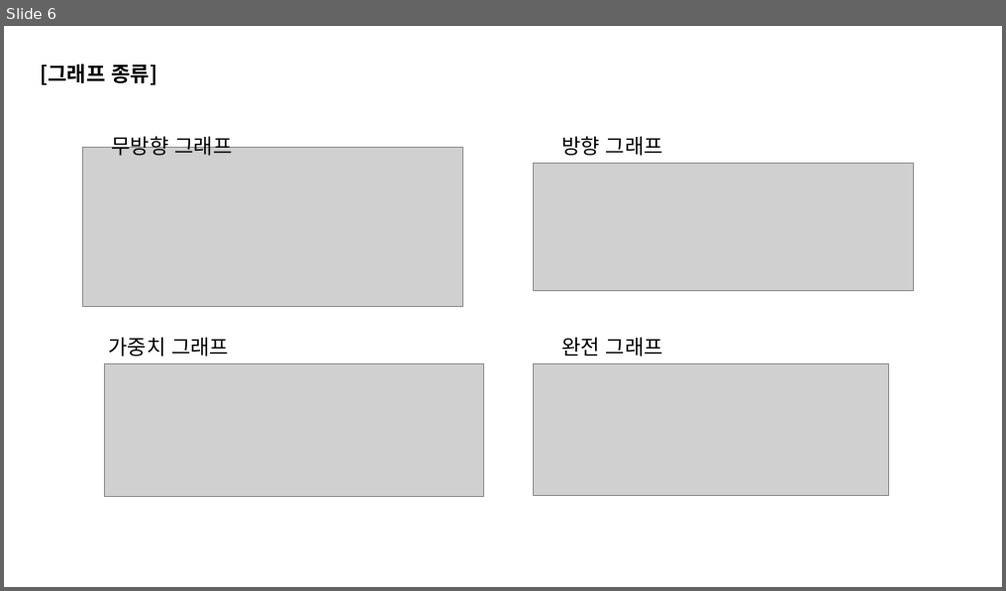
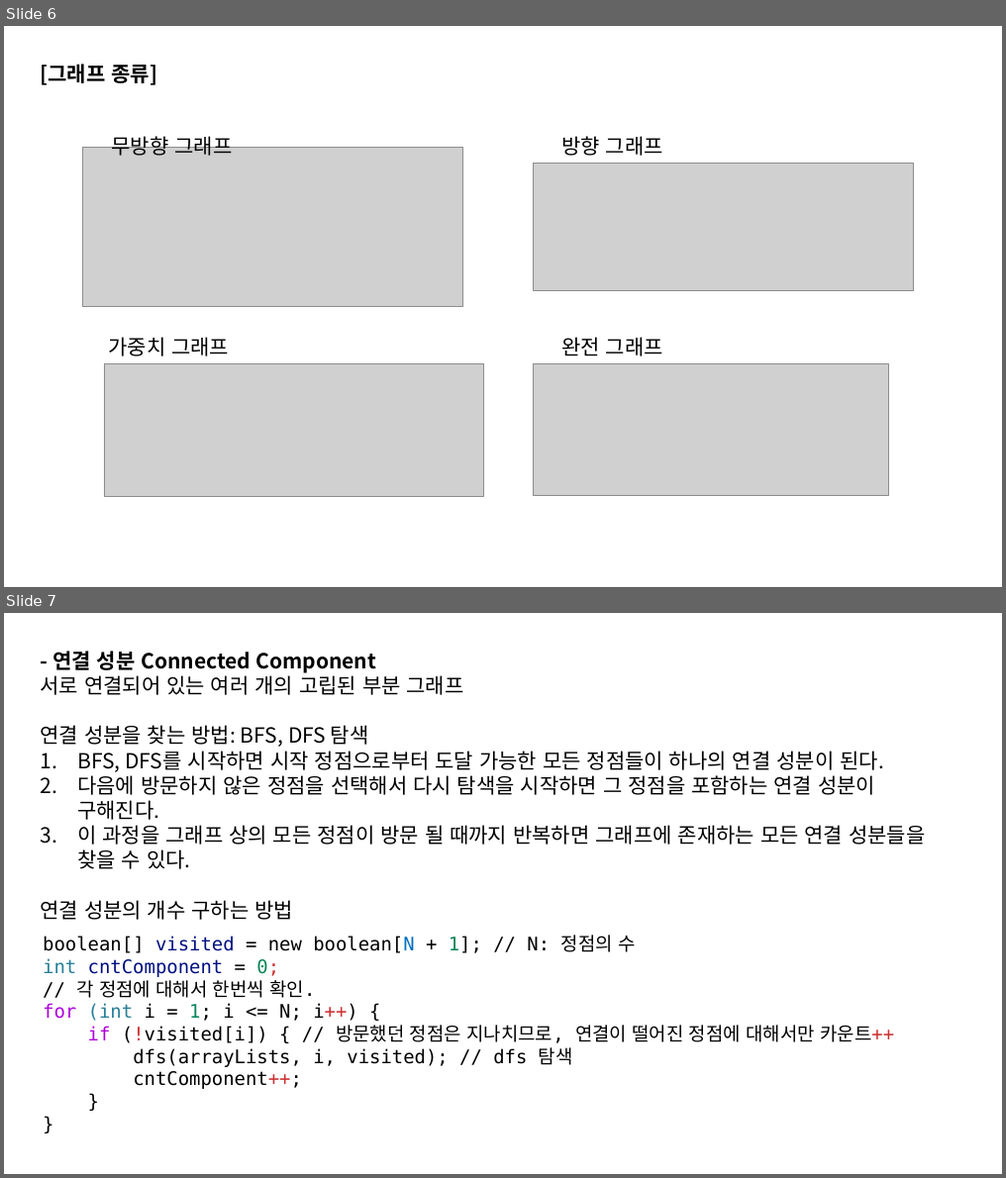
Before and after one commit to 2018007956/Coding-Test-Study, a slide deck: week5/graph&DFS,BFS.pptx. Shown one above the other, each under a label of ours: slide 6 before the commit, slides 6 and 7 after it. The pictures are 1006x591 and 1006x1178 pixels, drawn with LibreOffice and Linux fonts; fonts in the diff are those of the drawing; grey boxes stand for pictures. Boxes give left, top, right and bottom in pixels: in the first picture for what was removed or moved away, otherwise in the second. Text is boxed around its words. In the diff, an @@ line names an element or a change of style, - is before the commit and + after.

```diff
--- a/week5/graph&DFS,BFS.pptx
+++ b/week5/graph&DFS,BFS.pptx
@@ slide 7 added at bbox=[4, 613, 1002, 1174], background #FFFFFF @@
@@ text added at bbox=[41, 651, 925, 920], 20 pt, text #000000 @@
+- 연결 성분 Connected Component
+서로 연결되어 있는 여러 개의 고립된 부분 그래프
+연결 성분을 찾는 방법: BFS, DFS 탐색
+1. BFS, DFS를 시작하면 시작 정점으로부터 도달 가능한 모든 정점들이 하나의 연결 성분이 된다.
+2. 다음에 방문하지 않은 정점을 선택해서 다시 탐색을 시작하면 그 정점을 포함하는 연결 성분이 구해진다.
+3. 이 과정을 그래프 상의 모든 정점이 방문 될 때까지 반복하면 그래프에 존재하는 모든 연결 성분들을 찾을 수 있다.
+연결 성분의 개수 구하는 방법
@@ text added at bbox=[43, 935, 894, 1089], 18 pt, text #000000 @@
+boolean[] visited = new boolean[N + 1]; // N: 정점의 수
+int cntComponent = 0;
+// 각 정점에 대해서 한번씩 확인.
+for (int i = 1; i <= N; i++) {
+if (!visited[i]) { // 방문했던 정점은 지나치므로, 연결이 떨어진 정점에 대해서만 카운트++
+dfs(arrayLists, i, visited); // dfs 탐색
+cntComponent++;
+}
+}
```
Also in this commit, not shown: 3 slides changed, 4 other slides added, 5 other files.
